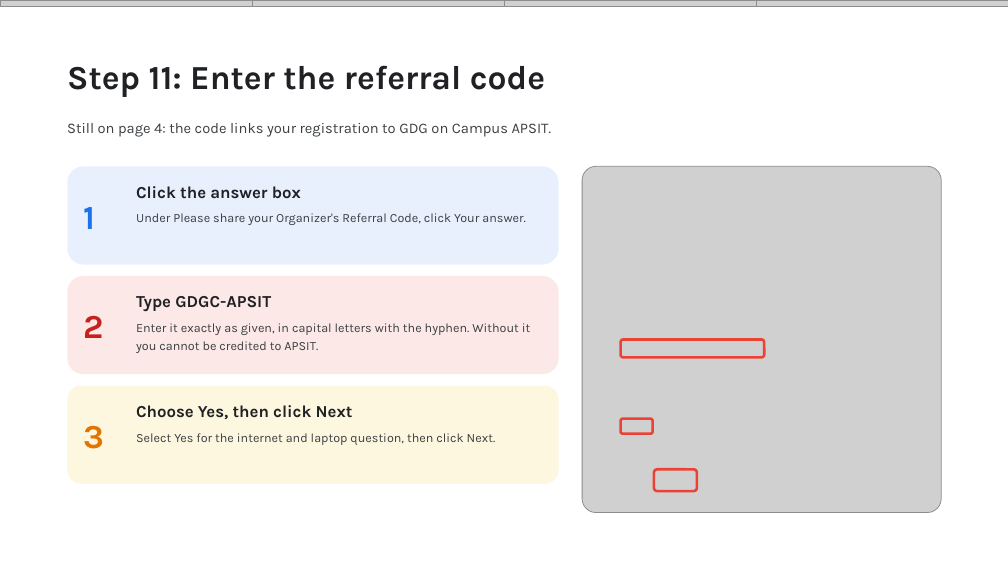
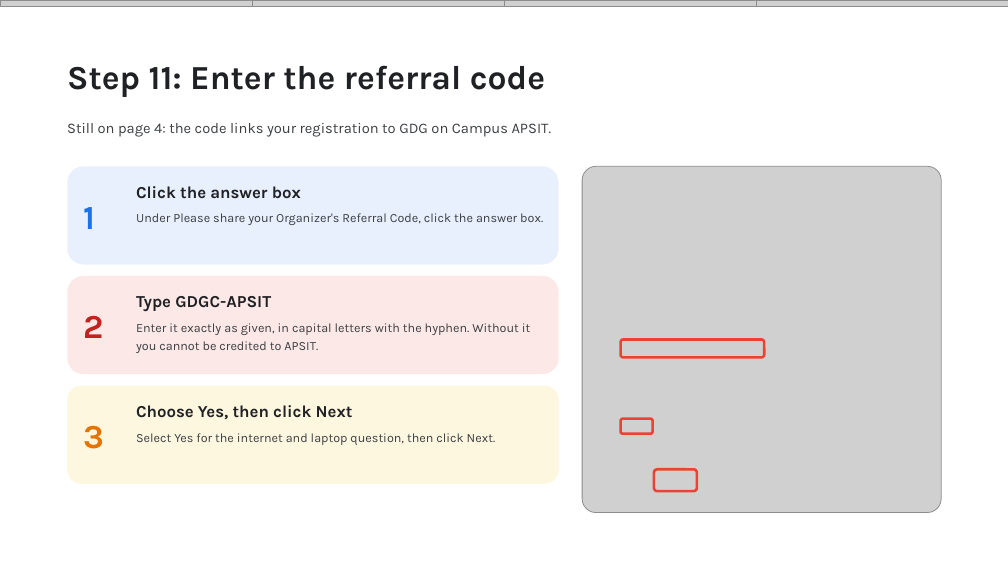
Before and after one commit to Viverun/Realism_Grade, a slide deck: slide 13 of Skill_Boost_Registration_Guide.pptx. Drawn at 1008x567 pixels with LibreOffice and Linux fonts; fonts in the diff are those of the drawing; grey boxes stand for pictures. Boxes give left, top, right and bottom in pixels: in the first picture for what was removed or moved away, otherwise in the second. Text is boxed around its words. In the diff, an @@ line names an element or a change of style, - is before the commit and + after.

```diff
--- a/Skill_Boost_Registration_Guide.pptx
+++ b/Skill_Boost_Registration_Guide.pptx
@@ text at (136,213,543,225): text changed @@
-Under Please share your Organizer's Referral Code, click Your answer.
+Under Please share your Organizer's Referral Code, click the answer box.
```
